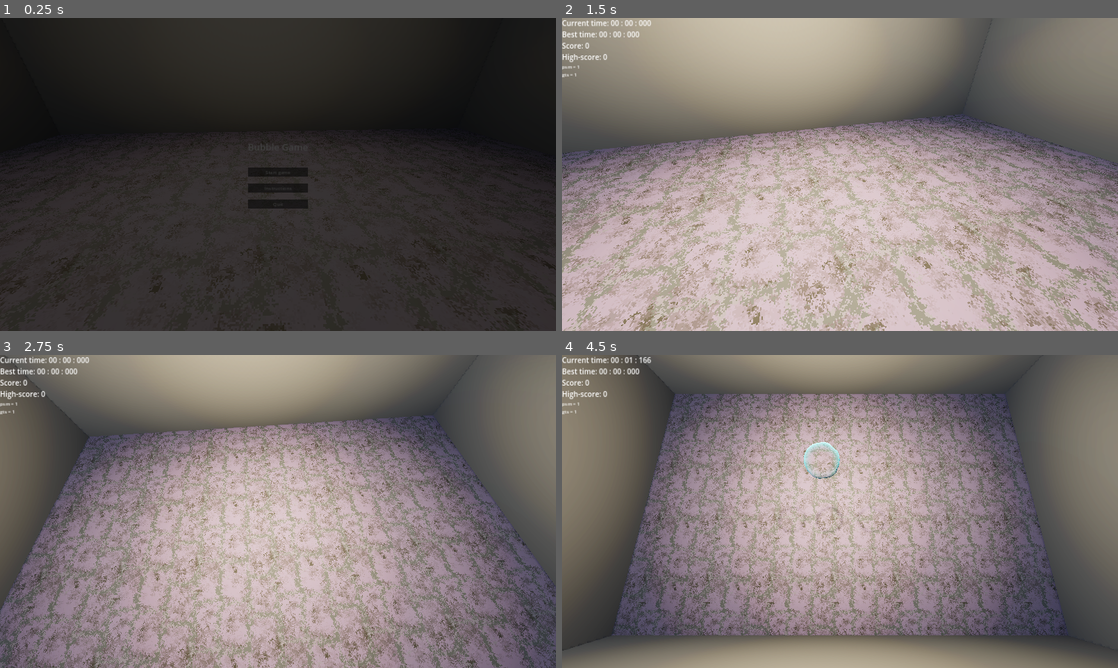
Above: before the commit, frames 1-4 (two rows, left to right).
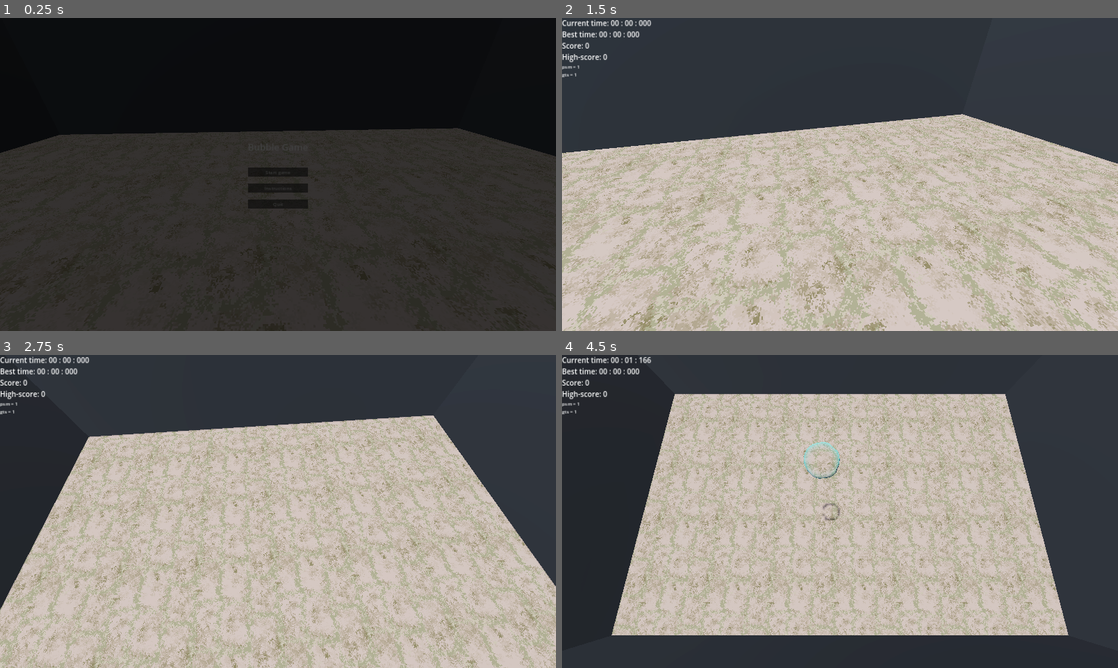
Above: after the commit, the same moments.

Repository: warriormaster12/Fsj2025
Game: Godot game, scene res://levels/actual_level.tscn
Same seed, same stepped clock (60 frames per second), same inputs: the game is played once before the commit and once after it.
Inputs:
- Up to frame 1 (0.25 s): no input
- Up to frame 2 (1.5 s): click "Start game" at 0.5 s; click "Start game" at 1.25 s
- Up to frame 3 (2.75 s): tap Space (dash) at 2.1 s
- Up to frame 4 (4.5 s): tap S (move_d) at 2.85 s; tap A (move_l) at 3.6 s; tap D (move_r) at 4.35 s

The runs differ from the first frame. In frame 1, 16% of the frame differs, in the area x 0-100%, y 0-49%; in frame 2, 57%; in frame 3, 79%; in frame 4, 84%, in the area x 0-100%, y 0-100%.

Commit message:
Change back to directional light

Diff:
--- a/levels/actual_level.tscn
+++ b/levels/actual_level.tscn
@@ -147,34 +147,11 @@
 mesh = SubResource("BoxMesh_8p442")
 metadata/_edit_lock_ = true
 
-[node name="Lights" type="Node3D" parent="Game/Node3D"]
-
-[node name="SpotLight3D" type="SpotLight3D" parent="Game/Node3D/Lights"]
-transform = Transform3D(1, 0, 0, 0, -4.37114e-08, 1, 0, -1, -4.37114e-08, 4.19076, 18.1391, -0.00168514)
-light_color = Color(1, 0.888137, 0.694007, 1)
-light_energy = 12.0
+[node name="DirectionalLight3D" type="DirectionalLight3D" parent="Game/Node3D"]
+transform = Transform3D(1, 0, 0, 0, -4.37114e-08, 1, 0, -1, -4.37114e-08, 0, 11.9397, 0)
+light_color = Color(1, 0.924696, 0.608513, 1)
 shadow_enabled = true
 shadow_opacity = 0.8
-spot_range = 22.0
-spot_angle_attenuation = 1.31951
-
-[node name="SpotLight3D3" type="SpotLight3D" parent="Game/Node3D/Lights"]
-transform = Transform3D(1, 0, 0, 0, -4.37114e-08, 1, 0, -1, -4.37114e-08, -0.391775, 18.1391, -0.00168514)
-light_color = Color(1, 0.888137, 0.694007, 1)
-light_energy = 12.0
-shadow_enabled = true
-shadow_opacity = 0.8
-spot_range = 22.0
-spot_angle_attenuation = 1.31951
-
-[node name="SpotLight3D2" type="SpotLight3D" parent="Game/Node3D/Lights"]
-transform = Transform3D(1, 0, 0, 0, -4.37114e-08, 1, 0, -1, -4.37114e-08, -5.58811, 18.1391, 0)
-light_color = Color(1, 0.888137, 0.694007, 1)
-light_energy = 12.0
-shadow_enabled = true
-shadow_opacity = 0.8
-spot_range = 22.0
-spot_angle_attenuation = 1.31951
 
 [node name="UIElements" type="CanvasLayer" parent="."]
 script = ExtResource("5_hw5b0")
